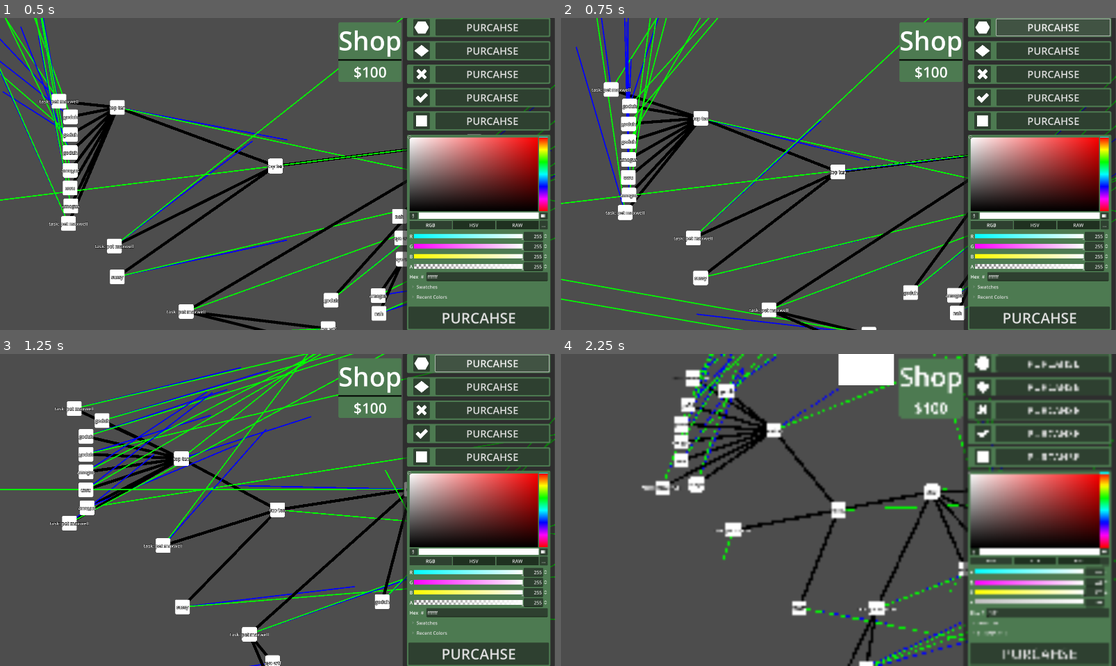
Above: before the commit, frames 1-4 (two rows, left to right).
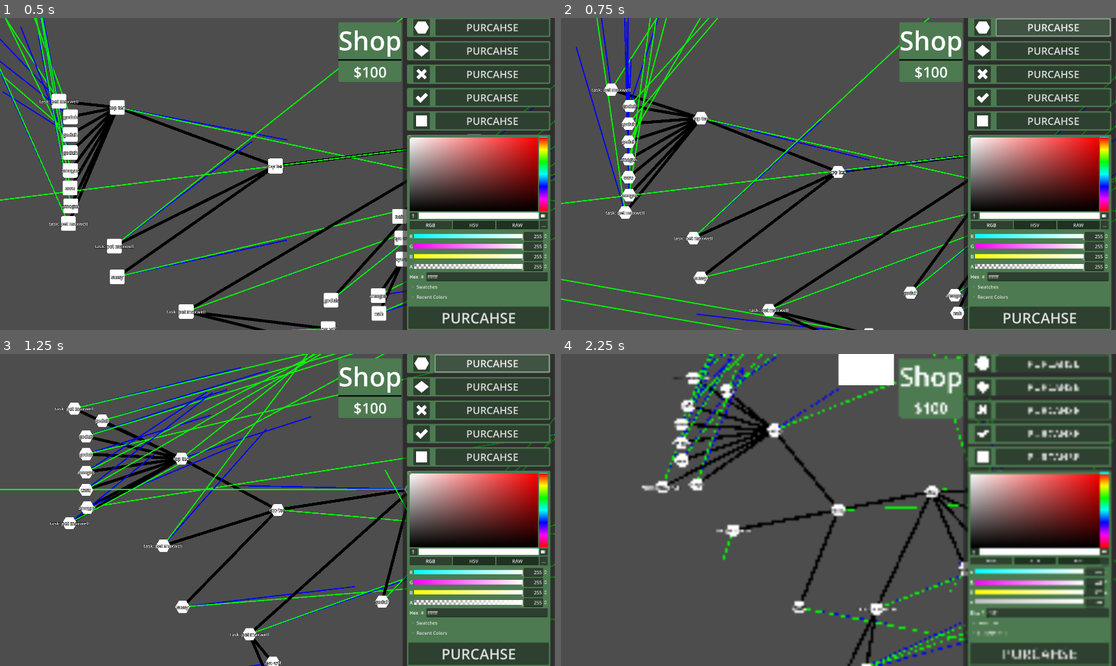
Above: after the commit, the same moments.

Repository: GenericUserIsTaken/hackpnw2024
Game: Godot game, scene res://scenes/TASK/test_playground.tscn
Same seed, same stepped clock (60 frames per second), same inputs: the game is played once before the commit and once after it.
Inputs (mouse positions are in pixels of both pictures, inside the frame that each line leads up to):
- Up to frame 1 (0.5 s): no input
- Up to frame 2 (0.75 s): click "PURCAHSE" at 0.5 s
- Up to frame 3 (1.25 s): no input
- Up to frame 4 (2.25 s): click "PURCAHSE" at 1.25 s; click (977, 550) at 2 s

Frame 1 is identical in both runs. In frame 2, 0.8% of the frame differs, in the area x 7-73%, y 20-100%; in frame 3, 0.8%; in frame 4, 1.2%, in the area x 16-73%, y 4-100%.

Commit message:
color chang :)
yeah

Diff:
--- a/godotproject/Shop.tscn
+++ b/godotproject/Shop.tscn
@@ -486,10 +486,11 @@
 theme_override_constants/margin_bottom = 5
 metadata/_edit_use_anchors_ = true
 
-[node name="Button" type="Button" parent="Control2/HBoxContainer/Control2/Panel/VBoxContainer/Control7/HBoxContainer/MarginContainer2"]
+[node name="colorbutton" type="Button" parent="Control2/HBoxContainer/Control2/Panel/VBoxContainer/Control7/HBoxContainer/MarginContainer2"]
 layout_mode = 2
 theme_override_font_sizes/font_size = 50
 text = "PURCAHSE"
 metadata/_edit_use_anchors_ = true
 
 [connection signal="button_down" from="Control2/HBoxContainer/Control2/Panel/VBoxContainer/Control2/HBoxContainer/MarginContainer2/Button" to="." method="_on_button_button_down"]
+[connection signal="button_down" from="Control2/HBoxContainer/Control2/Panel/VBoxContainer/Control7/HBoxContainer/MarginContainer2/colorbutton" to="." method="_on_colorbutton_button_down"]
--- /dev/null
+++ b/godotproject/scenes/TASK/Sprite2D.gd
@@ -0,0 +1,14 @@
+extends Sprite2D
+
+
+# Called when the node enters the scene tree for the first time.
+func _ready():
+	pass # Replace with function body.
+
+
+# Called every frame. 'delta' is the elapsed time since the previous frame.
+func _process(delta):
+	pass
+
+func changecolor(color):
+	self.self_modulate = color
--- a/godotproject/scenes/TASK/task.gd
+++ b/godotproject/scenes/TASK/task.gd
@@ -30,8 +30,9 @@
 var parentForce = Vector2(0,0)
 
 @onready var isReady = $Area2D
-
+@onready var replacetex = load("res://resources/hexagon.png")
 @onready var textedit = $Node2D/TextEdit
+@onready var mysprite = $Sprite2D
 
 var description : String = ""
 
@@ -130,3 +131,9 @@
 	changeTaskName(newname)
 	description = newdesc
 	textedit.visible = false
+
+func changetexture():
+	mysprite.texture = replacetex
+
+func changecolor(color):
+	mysprite.changecolor(color)
--- a/godotproject/scenes/TASK/task_node.tscn
+++ b/godotproject/scenes/TASK/task_node.tscn
@@ -1,8 +1,9 @@
-[gd_scene load_steps=7 format=3 uid="uid://bemfosvxxd6d8"]
+[gd_scene load_steps=8 format=3 uid="uid://bemfosvxxd6d8"]
 
 [ext_resource type="Script" path="res://scenes/TASK/task.gd" id="1_1yd7e"]
 [ext_resource type="Texture2D" uid="uid://cy68a3ddd8ymp" path="res://resources/square_rounded.png" id="1_c6lgs"]
 [ext_resource type="PackedScene" uid="uid://l3gt715yj5sj" path="res://text_edit.tscn" id="3_4youe"]
+[ext_resource type="Script" path="res://scenes/TASK/Sprite2D.gd" id="3_u3h67"]
 
 [sub_resource type="CircleShape2D" id="CircleShape2D_y05yv"]
 radius = 31.0
@@ -22,6 +23,7 @@
 z_index = 1
 scale = Vector2(0.1, 0.1)
 texture = ExtResource("1_c6lgs")
+script = ExtResource("3_u3h67")
 
 [node name="mouseclick" type="Area2D" parent="."]
 
--- /dev/null
+++ b/godotproject/scenes/TASK/tasks.gd
@@ -0,0 +1,21 @@
+extends Node2D
+
+
+# Called when the node enters the scene tree for the first time.
+func _ready():
+	pass # Replace with function body.
+
+
+# Called every frame. 'delta' is the elapsed time since the previous frame.
+func _process(delta):
+	pass
+
+
+func _on_shop_doit():
+	for i in self.get_children():
+		i.changetexture()
+
+
+func _on_shop_changec(color):
+	for i in self.get_children():
+		i.changecolor(color)
--- a/godotproject/scenes/TASK/test_playground.tscn
+++ b/godotproject/scenes/TASK/test_playground.tscn
@@ -1,124 +1,200 @@
-[gd_scene load_steps=5 format=3 uid="uid://do43qb54of037"]
+[gd_scene load_steps=6 format=3 uid="uid://do43qb54of037"]
 
 [ext_resource type="PackedScene" uid="uid://bemfosvxxd6d8" path="res://scenes/TASK/task_node.tscn" id="2_k8w77"]
 [ext_resource type="Script" path="res://scenes/TASK/CameraManager.gd" id="2_osk6i"]
 [ext_resource type="PackedScene" uid="uid://do1or6pm3x1mx" path="res://shop.tscn" id="3_a1pef"]
 [ext_resource type="Script" path="res://scenes/TASK/CanvasLayer.gd" id="3_ptwnt"]
+[ext_resource type="Script" path="res://scenes/TASK/tasks.gd" id="4_m2345"]
 
 [node name="Node2D" type="Node2D"]
 
 [node name="Camera2D" type="Camera2D" parent="." node_paths=PackedStringArray("followedNode")]
 position_smoothing_enabled = true
 script = ExtResource("2_osk6i")
-followedNode = NodePath("../Task")
-
-[node name="Task" parent="." instance=ExtResource("2_k8w77")]
-position = Vector2(-81, -343)
-friction = 1000.0
-taskSize = 1.5
-
-[node name="Task3" parent="." node_paths=PackedStringArray("parentTask") instance=ExtResource("2_k8w77")]
-position = Vector2(-763, -242)
-parentTask = NodePath("../Task")
-
-[node name="Task15" parent="." node_paths=PackedStringArray("parentTask") instance=ExtResource("2_k8w77")]
-position = Vector2(-763, -242)
-parentTask = NodePath("../Task3")
-taskSize = 0.5
-
-[node name="Task16" parent="." node_paths=PackedStringArray("parentTask") instance=ExtResource("2_k8w77")]
-position = Vector2(-763, -242)
-parentTask = NodePath("../Task3")
-taskSize = 0.5
-
-[node name="Task17" parent="." node_paths=PackedStringArray("parentTask") instance=ExtResource("2_k8w77")]
-position = Vector2(-763, -242)
-parentTask = NodePath("../Task3")
-taskSize = 0.5
-
-[node name="Task18" parent="." node_paths=PackedStringArray("parentTask") instance=ExtResource("2_k8w77")]
-position = Vector2(-763, -242)
-parentTask = NodePath("../Task3")
-taskSize = 0.5
-
-[node name="Task19" parent="." node_paths=PackedStringArray("parentTask") instance=ExtResource("2_k8w77")]
-position = Vector2(-763, -242)
-parentTask = NodePath("../Task3")
-taskSize = 0.5
-
-[node name="Task20" parent="." node_paths=PackedStringArray("parentTask") instance=ExtResource("2_k8w77")]
-position = Vector2(-763, -242)
-parentTask = NodePath("../Task3")
-taskSize = 0.5
-
-[node name="Task21" parent="." node_paths=PackedStringArray("parentTask") instance=ExtResource("2_k8w77")]
-position = Vector2(-763, -242)
-parentTask = NodePath("../Task3")
-taskSize = 0.5
-
-[node name="Task22" parent="." node_paths=PackedStringArray("parentTask") instance=ExtResource("2_k8w77")]
-position = Vector2(-763, -242)
-parentTask = NodePath("../Task3")
-taskSize = 0.5
-
-[node name="Task7" parent="." node_paths=PackedStringArray("parentTask") instance=ExtResource("2_k8w77")]
-position = Vector2(-763, -242)
-parentTask = NodePath("../Task")
-
-[node name="Task8" parent="." node_paths=PackedStringArray("parentTask") instance=ExtResource("2_k8w77")]
-position = Vector2(-763, -242)
-parentTask = NodePath("../Task")
-
-[node name="Task2" parent="." node_paths=PackedStringArray("parentTask") instance=ExtResource("2_k8w77")]
-position = Vector2(742, -445)
-parentTask = NodePath("../Task")
-
-[node name="Task4" parent="." node_paths=PackedStringArray("parentTask") instance=ExtResource("2_k8w77")]
-position = Vector2(-521, 208)
-parentTask = NodePath("../Task2")
-taskSize = 0.5
-
-[node name="Task5" parent="." node_paths=PackedStringArray("parentTask") instance=ExtResource("2_k8w77")]
-position = Vector2(4, 208)
-parentTask = NodePath("../Task2")
-taskSize = 0.5
-
-[node name="Task6" parent="." node_paths=PackedStringArray("parentTask") instance=ExtResource("2_k8w77")]
-position = Vector2(237, 93)
-parentTask = NodePath("../Task2")
-taskSize = 0.5
-
-[node name="Task9" parent="." node_paths=PackedStringArray("parentTask") instance=ExtResource("2_k8w77")]
-position = Vector2(237, 93)
-parentTask = NodePath("../Task2")
-taskSize = 0.5
-
-[node name="Task10" parent="." node_paths=PackedStringArray("parentTask") instance=ExtResource("2_k8w77")]
-position = Vector2(237, 93)
-parentTask = NodePath("../Task2")
-taskSize = 0.5
-
-[node name="Task11" parent="." node_paths=PackedStringArray("parentTask") instance=ExtResource("2_k8w77")]
-position = Vector2(237, 93)
-parentTask = NodePath("../Task10")
-taskSize = 0.3
-
-[node name="Task12" parent="." node_paths=PackedStringArray("parentTask") instance=ExtResource("2_k8w77")]
-position = Vector2(237, 93)
-parentTask = NodePath("../Task10")
-taskSize = 0.3
-
-[node name="Task13" parent="." node_paths=PackedStringArray("parentTask") instance=ExtResource("2_k8w77")]
-position = Vector2(237, 93)
-parentTask = NodePath("../Task4")
-taskSize = 0.3
-
-[node name="Task14" parent="." node_paths=PackedStringArray("parentTask") instance=ExtResource("2_k8w77")]
-position = Vector2(237, 93)
-parentTask = NodePath("../Task4")
-taskSize = 0.3
+followedNode = NodePath("../tasks/Task")
 
 [node name="CanvasLayer" type="CanvasLayer" parent="."]
 script = ExtResource("3_ptwnt")
 
 [node name="Shop" parent="CanvasLayer" instance=ExtResource("3_a1pef")]
+
+[node name="tasks" type="Node2D" parent="."]
+script = ExtResource("4_m2345")
+
+[node name="Task" parent="tasks" instance=ExtResource("2_k8w77")]
+position = Vector2(-81, -343)
+taskname = "TextName"
+friction = 1000.0
+frictionCurve = 0.1
+taskSize = 1.5
+
+[node name="Task3" parent="tasks" node_paths=PackedStringArray("parentTask") instance=ExtResource("2_k8w77")]
+position = Vector2(-763, -242)
+parentTask = NodePath("../Task")
+taskname = "TextName"
+friction = 1.0
+frictionCurve = 0.1
+taskSize = 1.0
+
+[node name="Task15" parent="tasks" node_paths=PackedStringArray("parentTask") instance=ExtResource("2_k8w77")]
+position = Vector2(-763, -242)
+parentTask = NodePath("../Task3")
+taskname = "TextName"
+friction = 1.0
+frictionCurve = 0.1
+taskSize = 0.5
+
+[node name="Task16" parent="tasks" node_paths=PackedStringArray("parentTask") instance=ExtResource("2_k8w77")]
+position = Vector2(-763, -242)
+parentTask = NodePath("../Task3")
+taskname = "TextName"
+friction = 1.0
+frictionCurve = 0.1
+taskSize = 0.5
+
+[node name="Task17" parent="tasks" node_paths=PackedStringArray("parentTask") instance=ExtResource("2_k8w77")]
+position = Vector2(-763, -242)
+parentTask = NodePath("../Task3")
+taskname = "TextName"
+friction = 1.0
+frictionCurve = 0.1
+taskSize = 0.5
+
+[node name="Task18" parent="tasks" node_paths=PackedStringArray("parentTask") instance=ExtResource("2_k8w77")]
+position = Vector2(-763, -242)
+parentTask = NodePath("../Task3")
+taskname = "TextName"
+friction = 1.0
+frictionCurve = 0.1
+taskSize = 0.5
+
+[node name="Task19" parent="tasks" node_paths=PackedStringArray("parentTask") instance=ExtResource("2_k8w77")]
+position = Vector2(-763, -242)
+parentTask = NodePath("../Task3")
+taskname = "TextName"
+friction = 1.0
+frictionCurve = 0.1
+taskSize = 0.5
+
+[node name="Task20" parent="tasks" node_paths=PackedStringArray("parentTask") instance=ExtResource("2_k8w77")]
+position = Vector2(-763, -242)
+parentTask = NodePath("../Task3")
+taskname = "TextName"
+friction = 1.0
+frictionCurve = 0.1
+taskSize = 0.5
+
+[node name="Task21" parent="tasks" node_paths=PackedStringArray("parentTask") instance=ExtResource("2_k8w77")]
+position = Vector2(-763, -242)
+parentTask = NodePath("../Task3")
+taskname = "TextName"
+friction = 1.0
+frictionCurve = 0.1
+taskSize = 0.5
+
+[node name="Task22" parent="tasks" node_paths=PackedStringArray("parentTask") instance=ExtResource("2_k8w77")]
+position = Vector2(-763, -242)
+parentTask = NodePath("../Task3")
+taskname = "TextName"
+friction = 1.0
+frictionCurve = 0.1
+taskSize = 0.5
+
+[node name="Task7" parent="tasks" node_paths=PackedStringArray("parentTask") instance=ExtResource("2_k8w77")]
+position = Vector2(-763, -242)
+parentTask = NodePath("../Task")
+taskname = "TextName"
+friction = 1.0
+frictionCurve = 0.1
+taskSize = 1.0
+
+[node name="Task8" parent="tasks" node_paths=PackedStringArray("parentTask") instance=ExtResource("2_k8w77")]
+position = Vector2(-763, -242)
+parentTask = NodePath("../Task")
+taskname = "TextName"
+friction = 1.0
+frictionCurve = 0.1
+taskSize = 1.0
+
+[node name="Task2" parent="tasks" node_paths=PackedStringArray("parentTask") instance=ExtResource("2_k8w77")]
+position = Vector2(742, -445)
+parentTask = NodePath("../Task")
+taskname = "TextName"
+friction = 1.0
+frictionCurve = 0.1
+taskSize = 1.0
+
+[node name="Task4" parent="tasks" node_paths=PackedStringArray("parentTask") instance=ExtResource("2_k8w77")]
+position = Vector2(-521, 208)
+parentTask = NodePath("../Task2")
+taskname = "TextName"
+friction = 1.0
+frictionCurve = 0.1
+taskSize = 0.5
+
+[node name="Task5" parent="tasks" node_paths=PackedStringArray("parentTask") instance=ExtResource("2_k8w77")]
+position = Vector2(4, 208)
+parentTask = NodePath("../Task2")
+taskname = "TextName"
+friction = 1.0
+frictionCurve = 0.1
+taskSize = 0.5
+
+[node name="Task6" parent="tasks" node_paths=PackedStringArray("parentTask") instance=ExtResource("2_k8w77")]
+position = Vector2(237, 93)
+parentTask = NodePath("../Task2")
+taskname = "TextName"
+friction = 1.0
+frictionCurve = 0.1
+taskSize = 0.5
+
+[node name="Task9" parent="tasks" node_paths=PackedStringArray("parentTask") instance=ExtResource("2_k8w77")]
+position = Vector2(237, 93)
+parentTask = NodePath("../Task2")
+taskname = "TextName"
+friction = 1.0
+frictionCurve = 0.1
+taskSize = 0.5
+
+[node name="Task10" parent="tasks" node_paths=PackedStringArray("parentTask") instance=ExtResource("2_k8w77")]
+position = Vector2(237, 93)
+parentTask = NodePath("../Task2")
+taskname = "TextName"
+friction = 1.0
+frictionCurve = 0.1
+taskSize = 0.5
+
+[node name="Task11" parent="tasks" node_paths=PackedStringArray("parentTask") instance=ExtResource("2_k8w77")]
+position = Vector2(237, 93)
+parentTask = NodePath("../Task10")
+taskname = "TextName"
+friction = 1.0
+frictionCurve = 0.1
+taskSize = 0.3
+
+[node name="Task12" parent="tasks" node_paths=PackedStringArray("parentTask") instance=ExtResource("2_k8w77")]
+position = Vector2(237, 93)
+parentTask = NodePath("../Task10")
+taskname = "TextName"
+friction = 1.0
+frictionCurve = 0.1
+taskSize = 0.3
+
+[node name="Task13" parent="tasks" node_paths=PackedStringArray("parentTask") instance=ExtResource("2_k8w77")]
+position = Vector2(237, 93)
+parentTask = NodePath("../Task4")
+taskname = "TextName"
+friction = 1.0
+frictionCurve = 0.1
+taskSize = 0.3
+
+[node name="Task14" parent="tasks" node_paths=PackedStringArray("parentTask") instance=ExtResource("2_k8w77")]
+position = Vector2(237, 93)
+parentTask = NodePath("../Task4")
+taskname = "TextName"
+friction = 1.0
+frictionCurve = 0.1
+taskSize = 0.3
+
+[connection signal="changec" from="CanvasLayer/Shop" to="tasks" method="_on_shop_changec"]
+[connection signal="doit" from="CanvasLayer/Shop" to="tasks" method="_on_shop_doit"]
--- a/godotproject/shop.gd
+++ b/godotproject/shop.gd
@@ -1,6 +1,8 @@
 extends Control
 signal doit()
+signal changec(color)
 
+@onready var colorguy = $Control2/HBoxContainer/Control2/Panel/VBoxContainer/Control7/HBoxContainer/MarginContainer/AspectRatioContainer/ColorPicker
 # Called when the node enters the scene tree for the first time.
 func _ready():
 	pass # Replace with function body.
@@ -13,3 +15,8 @@
 
 func _on_button_button_down():
 	doit.emit()
+
+
+func _on_colorbutton_button_down():
+	var newcolor = colorguy.color
+	changec.emit(newcolor)
--- a/godotproject/shop.tscn
+++ b/godotproject/shop.tscn
@@ -486,10 +486,11 @@
 theme_override_constants/margin_bottom = 5
 metadata/_edit_use_anchors_ = true
 
-[node name="Button" type="Button" parent="Control2/HBoxContainer/Control2/Panel/VBoxContainer/Control7/HBoxContainer/MarginContainer2"]
+[node name="colorbutton" type="Button" parent="Control2/HBoxContainer/Control2/Panel/VBoxContainer/Control7/HBoxContainer/MarginContainer2"]
 layout_mode = 2
 theme_override_font_sizes/font_size = 50
 text = "PURCAHSE"
 metadata/_edit_use_anchors_ = true
 
 [connection signal="button_down" from="Control2/HBoxContainer/Control2/Panel/VBoxContainer/Control2/HBoxContainer/MarginContainer2/Button" to="." method="_on_button_button_down"]
+[connection signal="button_down" from="Control2/HBoxContainer/Control2/Panel/VBoxContainer/Control7/HBoxContainer/MarginContainer2/colorbutton" to="." method="_on_colorbutton_button_down"]
